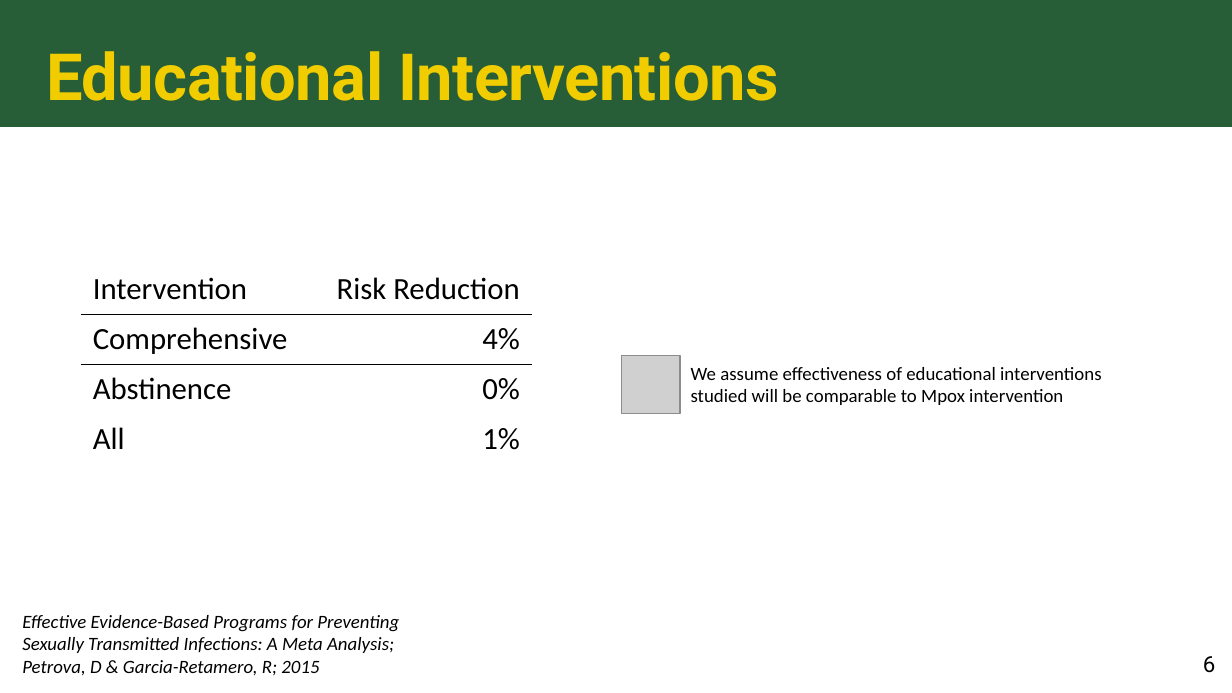
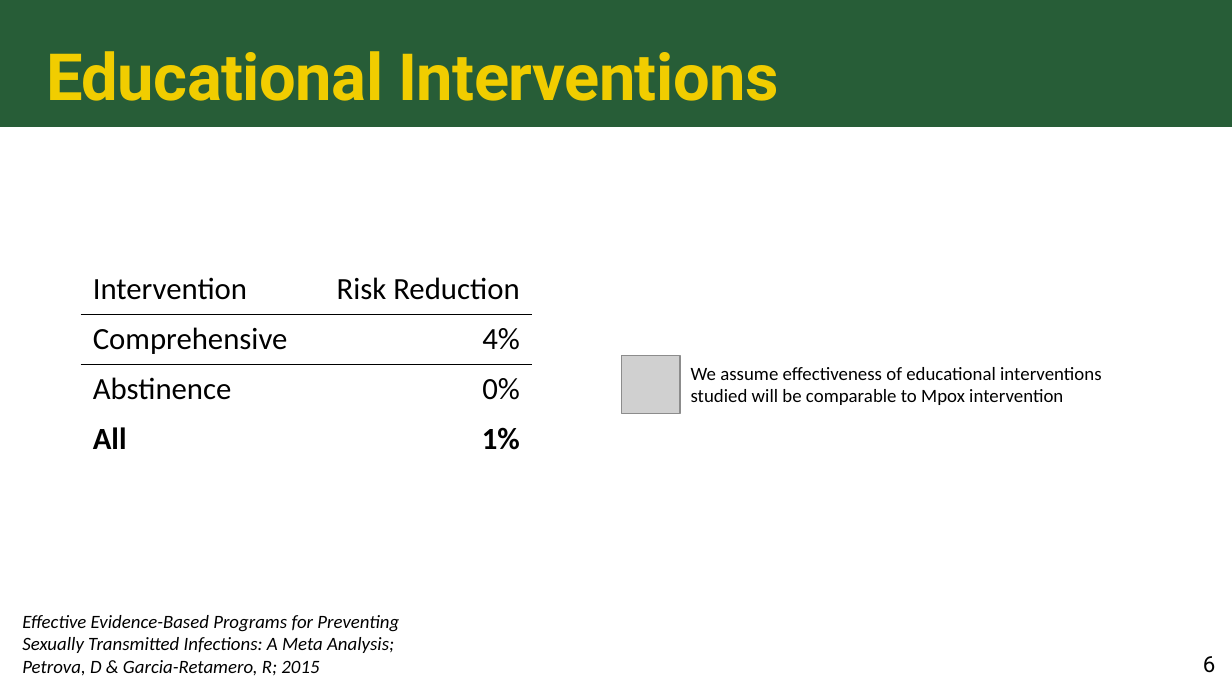
Before and after one commit to colbychristian/mpox_sier, a slide deck: slide 6 of Mpox_education_PPT.pptx. Drawn at 1232x693 pixels with LibreOffice and Linux fonts; fonts in the diff are those of the drawing; grey boxes stand for pictures. Boxes give left, top, right and bottom in pixels: in the first picture for what was removed or moved away, otherwise in the second. Text is boxed around its words. In the diff, an @@ line names an element or a change of style, - is before the commit and + after.

```diff
--- a/Mpox_education_PPT.pptx
+++ b/Mpox_education_PPT.pptx
@@ table at (80,265,531,464) @@
@@ bold on in "All", "1%" @@
```
Also in this commit, not shown: 9 other slides changed, 6 slides added, 4 slides removed.
